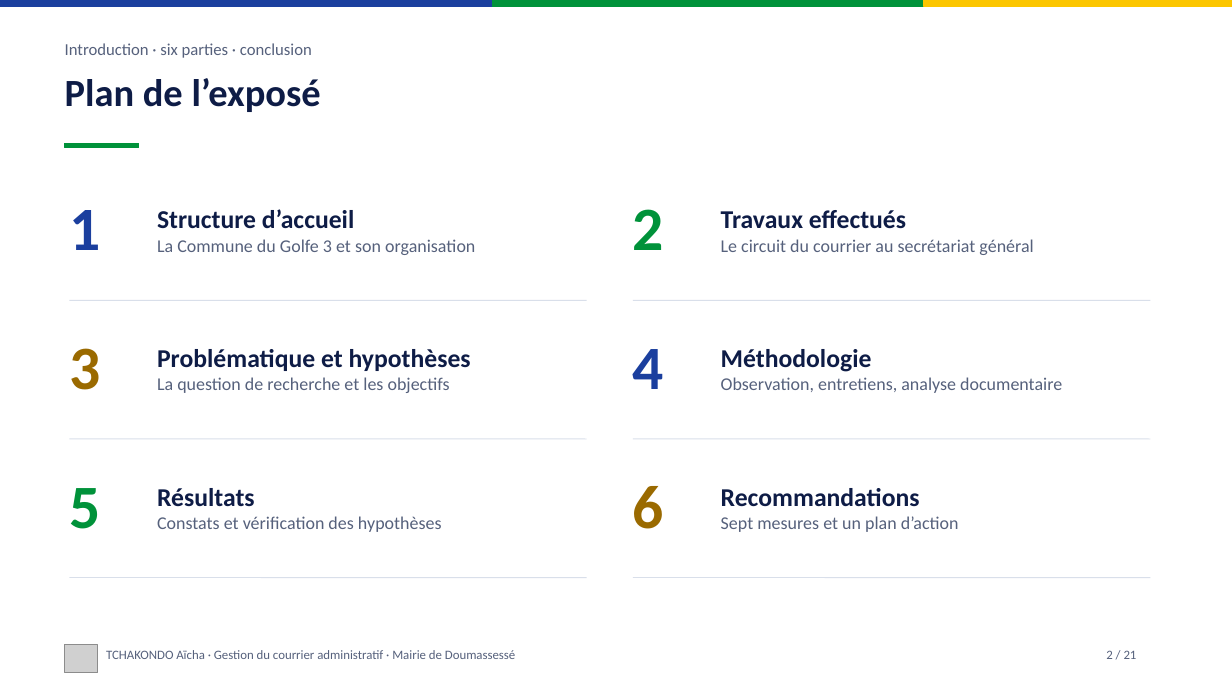
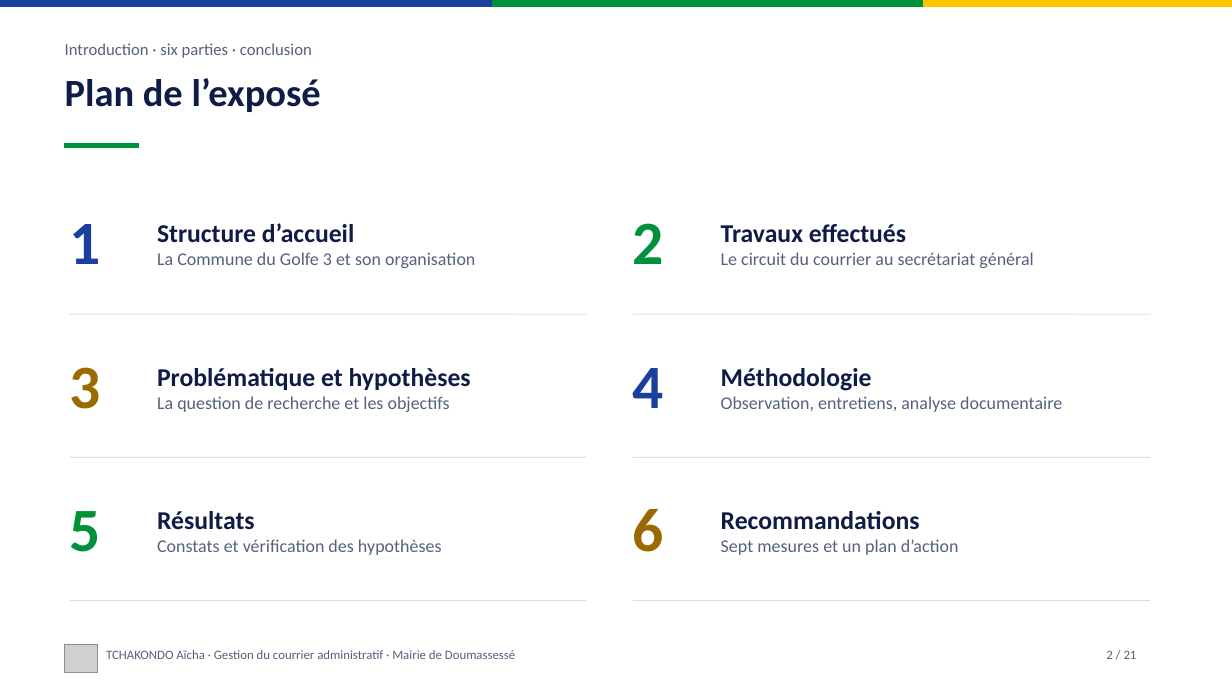
Before and after one commit to LUC-cmd/site-soutenance-aicha, a slide deck: slide 2 of docs/Presentation_soutenance_TCHAKONDO_Aicha.pptx. Drawn at 1232x693 pixels with LibreOffice and Linux fonts; fonts in the diff are those of the drawing; grey boxes stand for pictures. Boxes give left, top, right and bottom in pixels: in the first picture for what was removed or moved away, otherwise in the second. Text is boxed around its words. In the diff, an @@ line names an element or a change of style, - is before the commit and + after.

```diff
--- a/docs/Presentation_soutenance_TCHAKONDO_Aicha.pptx
+++ b/docs/Presentation_soutenance_TCHAKONDO_Aicha.pptx
@@ 4 texts, 2 lines: place and size @@
-4 texts, 2 lines at box(69, 209, 1151, 300)
+4 texts, 2 lines at box(69, 223, 1151, 314)
@@ 4 texts, 2 lines: place and size @@
-4 texts, 2 lines at box(69, 348, 1151, 439)
+4 texts, 2 lines at box(69, 367, 1151, 457)
@@ 4 texts, 2 lines: place and size @@
-4 texts, 2 lines at box(69, 486, 1151, 578)
+4 texts, 2 lines at box(69, 509, 1151, 601)
```
Also in this commit, not shown: 13 other slides changed, 2 slides removed, 1 other file.
